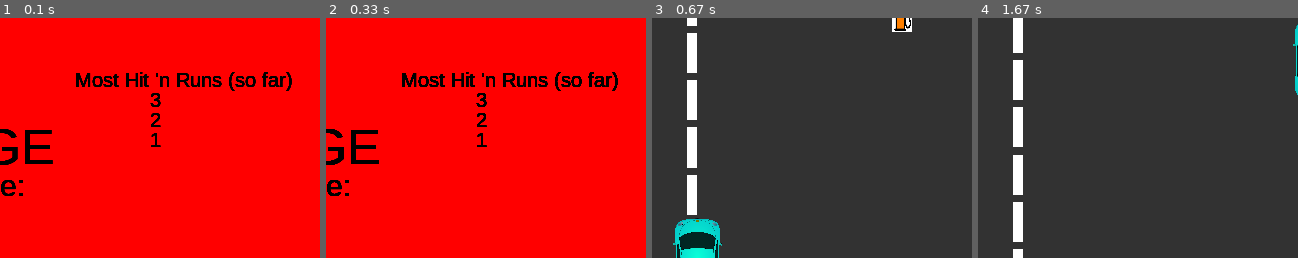
Above: before the commit, frames 1-4 (left to right).
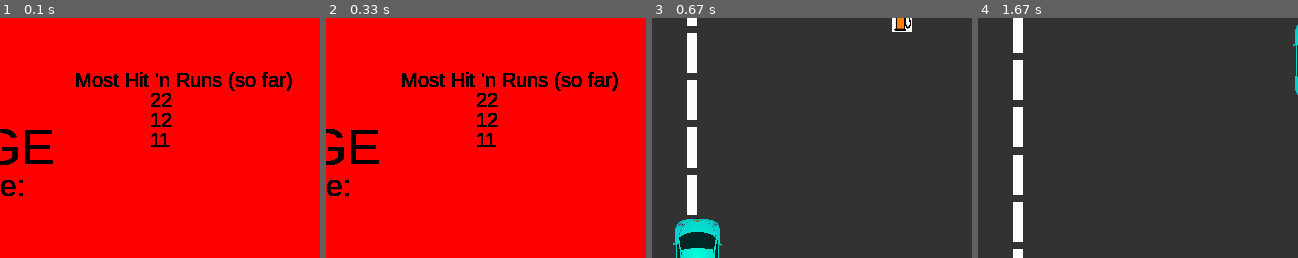
Above: after the commit, the same moments.

Repository: sd18spring/InteractiveProgramming
Game: pygame game, started from game.py
Two runs of this game, one before a commit and one after it. Both use one fixed random seed, a clock stepped at 60 frames per second and the inputs below.
Inputs:
- Up to frame 1 (0.1 s): no input
- Up to frame 2 (0.33 s): no input
- Up to frame 3 (0.67 s): tap Space at 0.33 s
- Up to frame 4 (1.67 s): hold Right 0.67-1.13 s; hold Up 1.17-1.47 s
The pictures show only the part of the screen within x 43-93%, y 0-50%; the shares and areas given below are measured in that part.

The runs differ from the first frame. In frame 1, 0.4% of the frame differs, in the area x 46-54%, y 31-54%; in frame 2, 0.4%; in frame 3, nothing differs; in frame 4, nothing differs.

Commit message:
final changes

Diff:
--- a/game.py
+++ b/game.py
@@ -133,6 +133,10 @@
             self.y += .2
         if model.player.score > 50:
             self.y += .25
+        if model.player.score > 75:
+            self.y += .3
+        if model.player.score > 100:
+            self.y += .35
 
 class EnvironmentObject(pygame.sprite.Sprite):
     """base class for objects"""
@@ -157,6 +161,10 @@
             self.y += .2
         if model.player.score > 50:
             self.y += .25
+        if model.player.score > 75:
+            self.y += .3
+        if model.player.score > 100:
+            self.y += .35
 
 class Gastank(EnvironmentObject):
     """describing type of EnvironmentObject"""
@@ -226,25 +234,116 @@
         """updating player position by velocities given by controller"""
         #setting bounds on edge of screen
         if self.x < 1:
-            self.x = 1
-            self.x += self.vx
+            if self.score > 9:
+                self.x += 1.2*self.vx
+            if self.score >19:
+                self.x += 1.4*self.vx
+            if self.score >34:
+                self.x += 1.6*self.vx
+            if self.score > 49:
+                self.x += 1.8*self.vx
+            if self.score >74:
+                self.x += 1.9*self.vx
+            if self.score > 99:
+                self.x += 2*self.vx
+            else:
+
+                self.x = 1
+                self.x += self.vx
         elif self.x > 589:
-            self.x = 589
-            self.x += self.vx
+            if self.score > 9:
+                self.x = 589
+                self.x += 1.2*self.vx
+            if self.score >19:
+                self.x = 589
+                self.x += 1.4*self.vx
+            if self.score >34:
+                self.x = 589
+                self.x += 1.6*self.vx
+            if self.score > 49:
+                self.x = 589
+                self.x += 1.8*self.vx
+            if self.score >74:
+                self.x = 589
+                self.x += 1.9*self.vx
+            if self.score > 99:
+                self.x = 589
+                self.x += 2*self.vx
+            else:
+                self.x = 589
+                self.x += self.vx
         #update position
         else:
-            self.x += self.vx
+            if self.score > 9:
+                self.x += 1.2*self.vx
+            if self.score >19:
+                self.x += 1.4*self.vx
+            if self.score >34:
+                self.x += 1.6*self.vx
+            if self.score > 49:
+                self.x += 1.8*self.vx
+            if self.score >74:
+                self.x += 1.9*self.vx
+            if self.score > 99:
+                self.x += 2*self.vx
+            else:
+                self.x += self.vx
 
         #setting bounds on edge of screen
         if self.y < 1:
-            self.y = 1
-            self.y += self.vy
+            if self.score > 9:
+                self.y += 1.2*self.vy
+            if self.score >19:
+                self.y += 1.4*self.vy
+            if self.score >34:
+                self.y += 1.6*self.vy
+            if self.score > 49:
+                self.y += 1.8*self.vy
+            if self.score >74:
+                self.y += 1.9*self.vy
+            if self.score > 99:
+                self.y += 2*self.vy
+            else:
+                self.y = 1
+                self.y += self.vy
         elif self.y > 399:
-            self.y = 399
-            self.y += self.vy
+            if self.score > 9:
+                self.y = 399
+                self.y += 1.2*self.vy
+            if self.score >19:
+                self.y = 399
+                self.y += 1.4*self.vy
+            if self.score >34:
+                self.y = 399
+                self.y += 1.6*self.vy
+            if self.score > 49:
+                self.y = 399
+                self.y += 1.8*self.vy
+            if self.score >74:
+                self.y = 399
+                self.y += 1.9*self.vy
+            if self.score > 99:
+                self.y = 399
+                self.y += 2*self.vy
+            else:
+                self.y = 399
+                self.y += self.vy
         #update position
         else:
-            self.y += self.vy
+            if self.score > 9:
+                self.y += 1.2*self.vy
+            if self.score >19:
+                self.y += 1.4*self.vy
+            if self.score >34:
+                self.y += 1.6*self.vy
+            if self.score > 49:
+                self.y += 1.8*self.vy
+            if self.score >74:
+                self.y += 1.9*self.vy
+            if self.score > 99:
+                self.y += 2*self.vy
+            else:
+                self.y += self.vy
 
         #reduce gas slightly every cycle and kill player if it reaches 0
         self.gas_level -= .005
Not shown, changed: README.md
Binary file changed: road_rage_high_scores.pickle
Not shown, added: project write up(1).pdf
